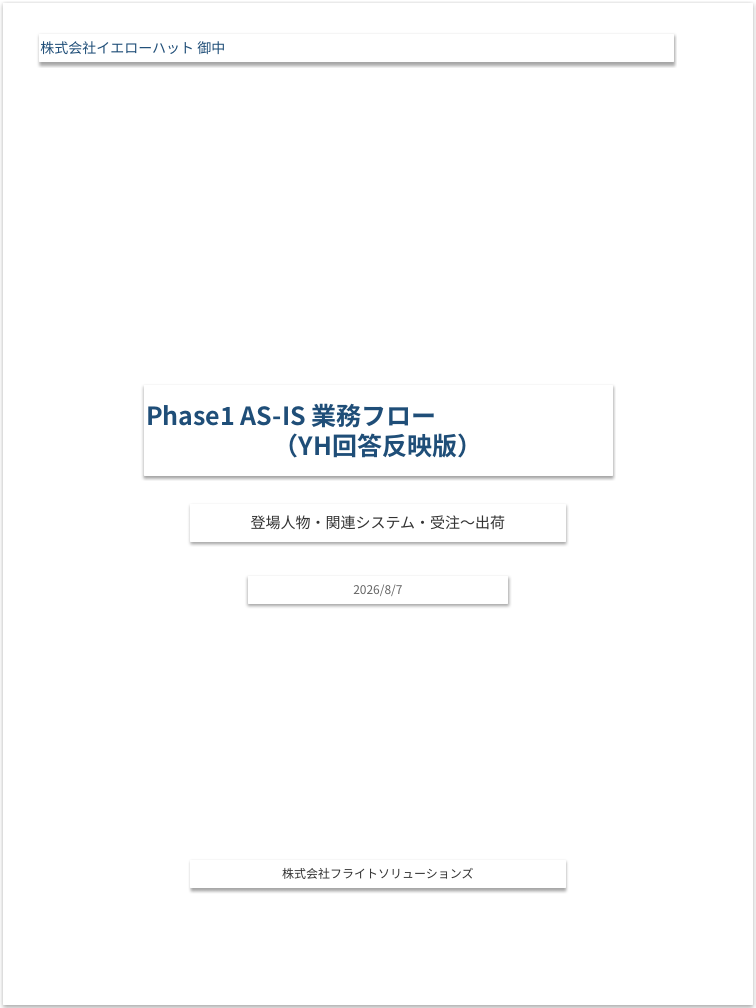
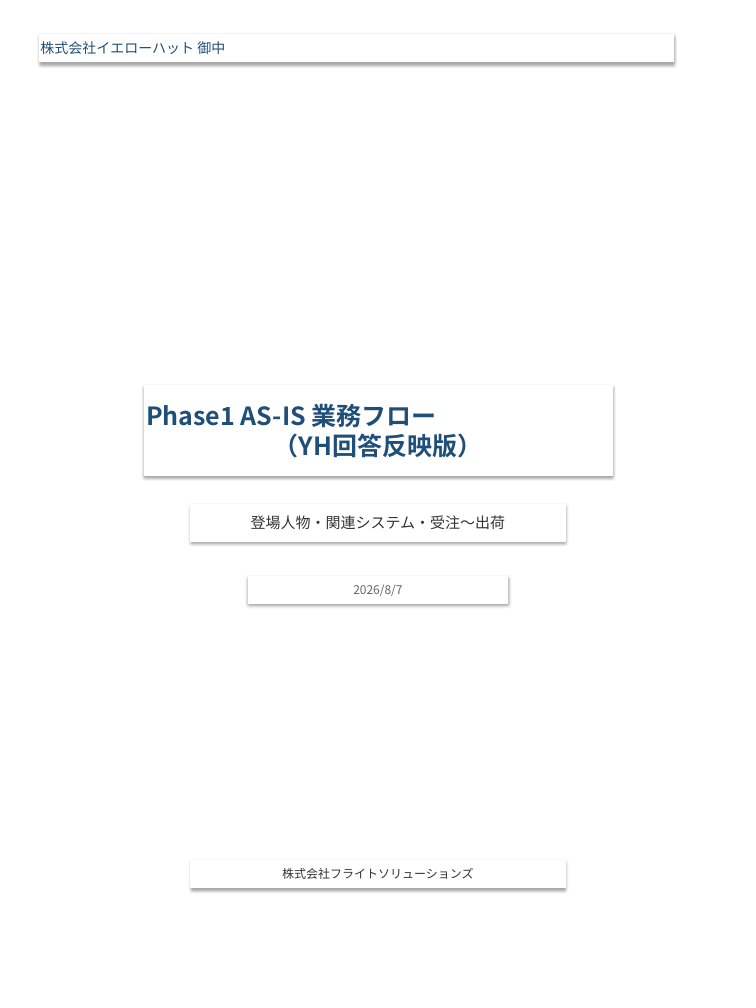
Before and after one commit to kozonoflight/git_tutorial, a slide deck: slide 1 of knowledge/自動車アフターマーケット・部品卸/イエローハット_資料/ASIS_Phase1_業務フロー_YH回答反映.pptx. Drawn at 756x1008 pixels with LibreOffice and Linux fonts; fonts in the diff are those of the drawing. Boxes give left, top, right and bottom in pixels: in the first picture for what was removed or moved away, otherwise in the second. Text is boxed around its words. In the diff, an @@ line names an element or a change of style, - is before the commit and + after.

```diff
--- a/knowledge/自動車アフターマーケット・部品卸/イエローハット_資料/ASIS_Phase1_業務フロー_YH回答反映.pptx
+++ b/knowledge/自動車アフターマーケット・部品卸/イエローハット_資料/ASIS_Phase1_業務フロー_YH回答反映.pptx
@@ rectangle removed at (4, 4, 752, 1004) @@
```
Also in this commit, not shown: 3 other slides changed, 2 other files.
